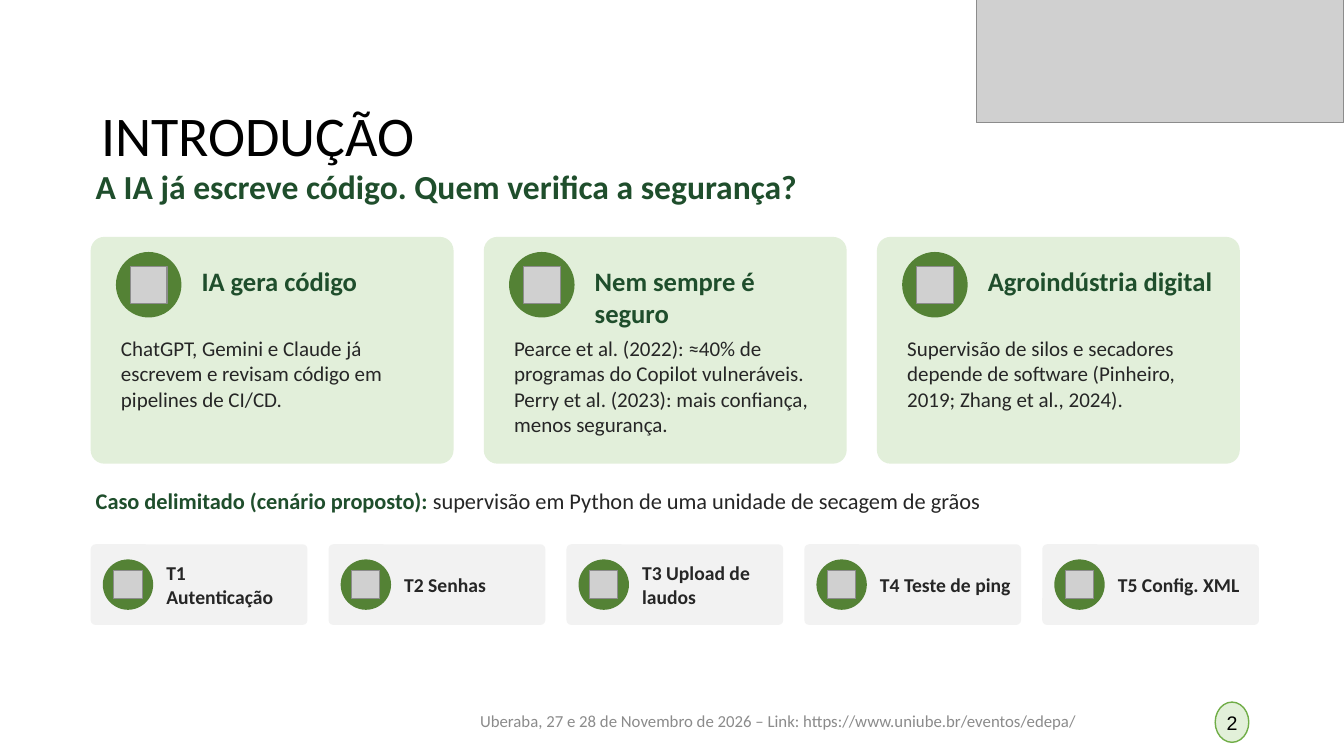
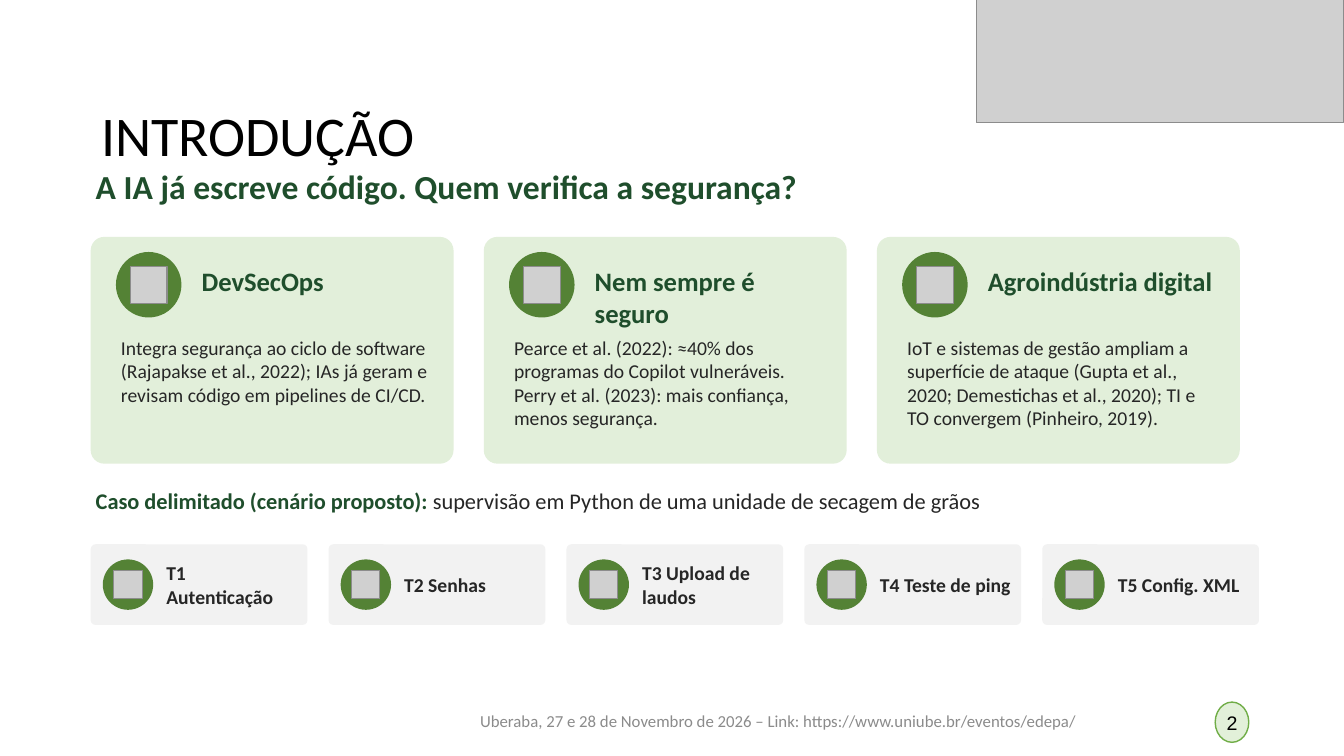
Before and after one commit to germanoafb/edepa-devsecops-simplex, a slide deck: slide 2 of apresentacao/Apresentacao EDEPA 2026 - Germano Augusto Freitas Barbosa.pptx. Drawn at 1344x756 pixels with LibreOffice and Linux fonts; fonts in the diff are those of the drawing; grey boxes stand for pictures. Boxes give left, top, right and bottom in pixels: in the first picture for what was removed or moved away, otherwise in the second. Text is boxed around its words. In the diff, an @@ line names an element or a change of style, - is before the commit and + after.

```diff
--- a/apresentacao/Apresentacao EDEPA 2026 - Germano Augusto Freitas Barbosa.pptx
+++ b/apresentacao/Apresentacao EDEPA 2026 - Germano Augusto Freitas Barbosa.pptx
@@ text at <box>202,273,324,295</box>: text changed @@
-IA gera código
+DevSecOps
@@ text at <box>121,341,427,406</box>: text changed; size 15 to 14 pt @@
-ChatGPT, Gemini e Claude já escrevem e revisam código em pipelines de CI/CD.
+Integra segurança ao ciclo de software (Rajapakse et al., 2022); IAs já geram e revisam código em pipelines de CI/CD.
@@ text at <box>514,341,789,429</box>: text changed; size 15 to 14 pt @@
-Pearce et al. (2022): ≈40% de programas do Copilot vulneráveis. Perry et al. (2023): mais confiança, menos segurança.
+Pearce et al. (2022): ≈40% dos programas do Copilot vulneráveis. Perry et al. (2023): mais confiança, menos segurança.
@@ text at <box>907,341,1196,429</box>: text changed; size 15 to 14 pt @@
-Supervisão de silos e secadores depende de software (Pinheiro, 2019; Zhang et al., 2024).
+IoT e sistemas de gestão ampliam a superfície de ataque (Gupta et al., 2020; Demestichas et al., 2020); TI e TO convergem (Pinheiro, 2019).
```
Also in this commit, not shown: 5 other slides changed.
